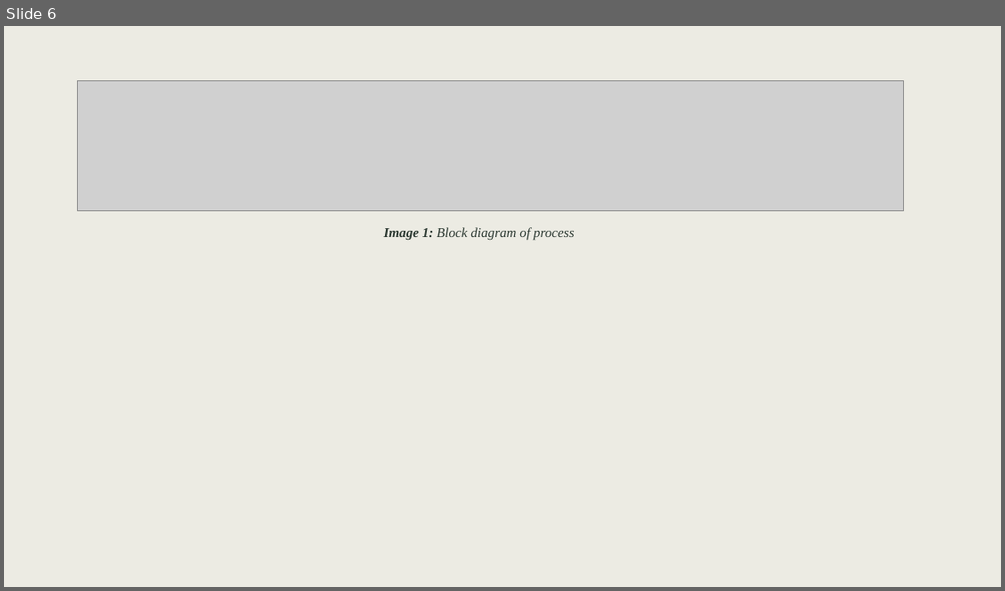
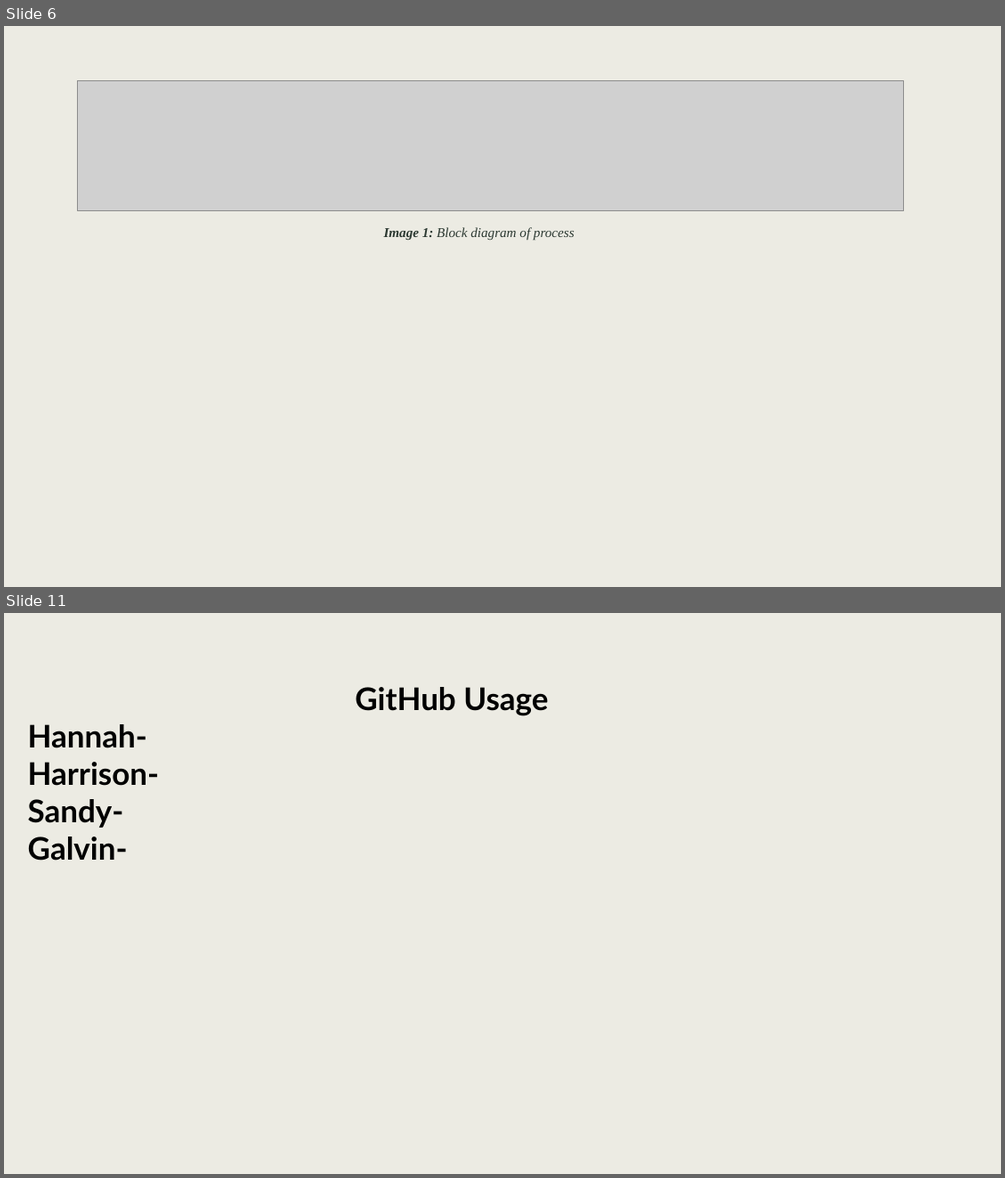
Before and after one commit to hjaqfarrand/2071_AudioSystem, a slide deck: Ece2071 Project.pptx. Shown one above the other, each under a label of ours: slide 6 before the commit, slides 6 and 11 after it; the slides between them are not shown. The pictures are 1005x591 and 1005x1178 pixels, drawn with LibreOffice and Linux fonts; fonts in the diff are those of the drawing; grey boxes stand for pictures. Boxes give left, top, right and bottom in pixels: in the first picture for what was removed or moved away, otherwise in the second. Text is boxed around its words. In the diff, an @@ line names an element or a change of style, - is before the commit and + after.

```diff
--- a/Ece2071 Project.pptx
+++ b/Ece2071 Project.pptx
@@ slide 11 added at (4,613,1001,1174), background #ECEBE3 @@
@@ text added at (28,687,548,860), 30 pt, text #000000, bold @@
+GitHub Usage
+Hannah-
+Harrison-
+Sandy-
+Galvin-
```
Also in this commit, not shown: 5 other slides added, 1 slide removed.
